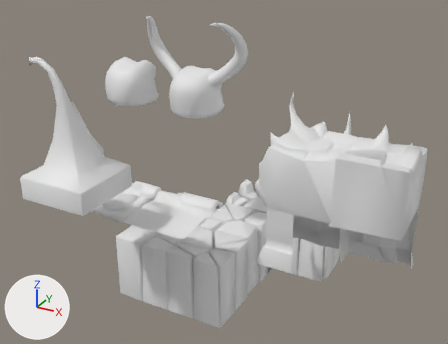
A saved change to the FBX model Assets/Art/Modulos/Nuevos modulos/tiles.fbx.
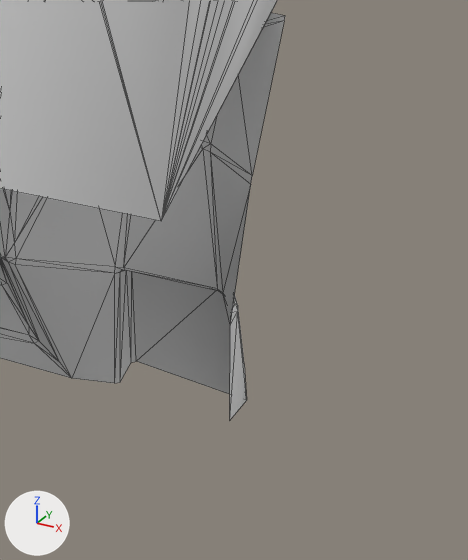
Old and new are each drawn whole from a 50 mm camera at (9.86, -16.04, 10.39) aimed at (1.59, -1.0, 2.87) and again close up on the part from 84% to 99% of the width and 61% to 84% of the height. The axes (+X, +Y, +Z) are drawn at lower left. The lights are the same throughout. The close-ups show mesh edges as thin lines. Where no turn or scale is listed for an object, it has been applied to the vertices. Vertices at the same position are counted once.
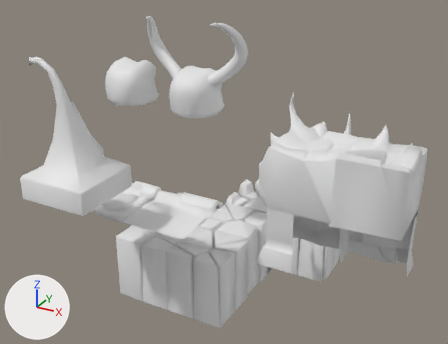
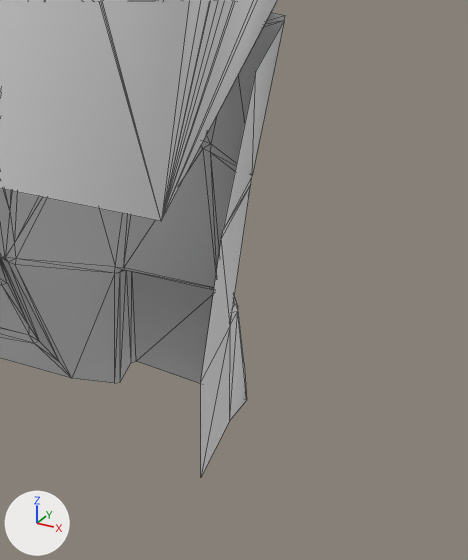
Scene script edits in JSON lines:
```json
{"block": "me_plane_008", "where": "me_plane_008.from_pydata(...)  # 191 vertices, 364 faces; spans x -2.0..0.01, y -0.37..0.39, z -0.11..2.01"}
{"block": "me_plane_008", "where": "# used by ob_plane; location = (7.038, 0.997, 0.0)"}
{"block": "me_plane_008", "where": "# verts and faces of me_plane_008; kept vertices keep their numbers, new ones are numbered from 191"}
{"block": "me_plane_008", "where": "# before: 2 (0.0, 0.0, 0.0) at pixel (229, 420), 3 (0.0, -0.04, 1.98) at pixel (284, 20), 11 (0.01, -0.37, 0.68) at pixel (230, 325), 21 (0.0, -0.29, 1.32) at pixel (250, 184), 22 (0.0, -0.28, 1.36) at pixel (252, 175)"}
{"block": "me_plane_008", "change": "me_plane_008 part 1"}
{"op": "add", "block": "me_plane_008", "code": "for new, old in zip([*range(191, 196)], [2, 3, 11, 21, 22]): verts[new] = verts[old] + (0.0, -0.51, 0.0)"}
{"op": "add", "block": "me_plane_008", "code": "faces += [(11, 194, 193), (2, 11, 191), (22, 192, 195), (21, 22, 195), (11, 21, 194), (11, 193, 191)]"}
{"op": "add", "block": "me_plane_008", "code": "faces += [(3, 192, 22), (21, 195, 194)]"}
```

Changed parts and their boxes [x1, y1, x2, y2] in the close-ups (468 x 560 px):
```json
{"object": "Plane", "change": "reshaped", "before": [0, 13, 285, 420], "after": [0, 13, 285, 476]}
{"part": 1, "of": "me_plane_008", "change": "added", "after": [201, 22, 284, 476]}
```
